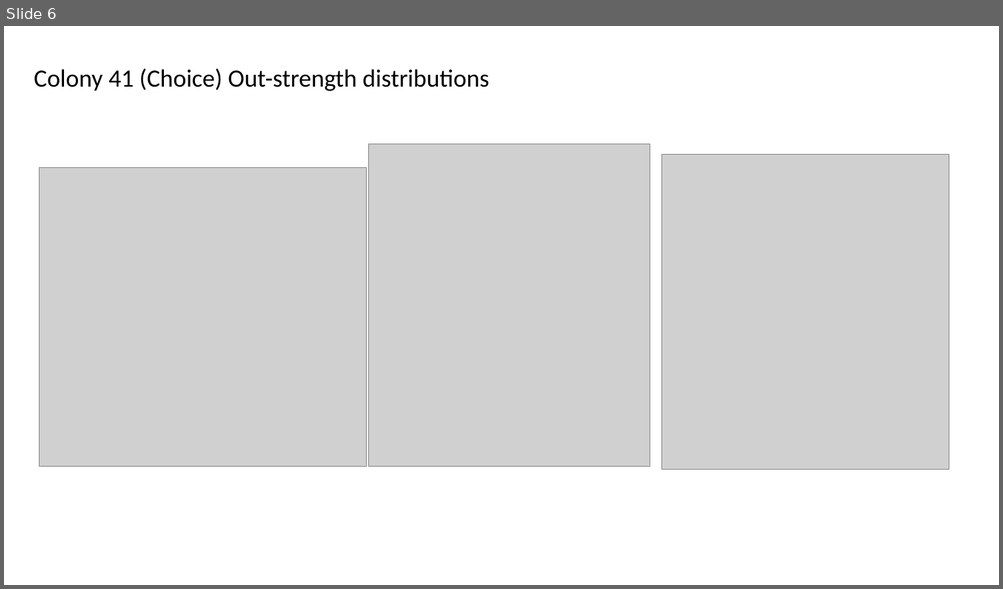
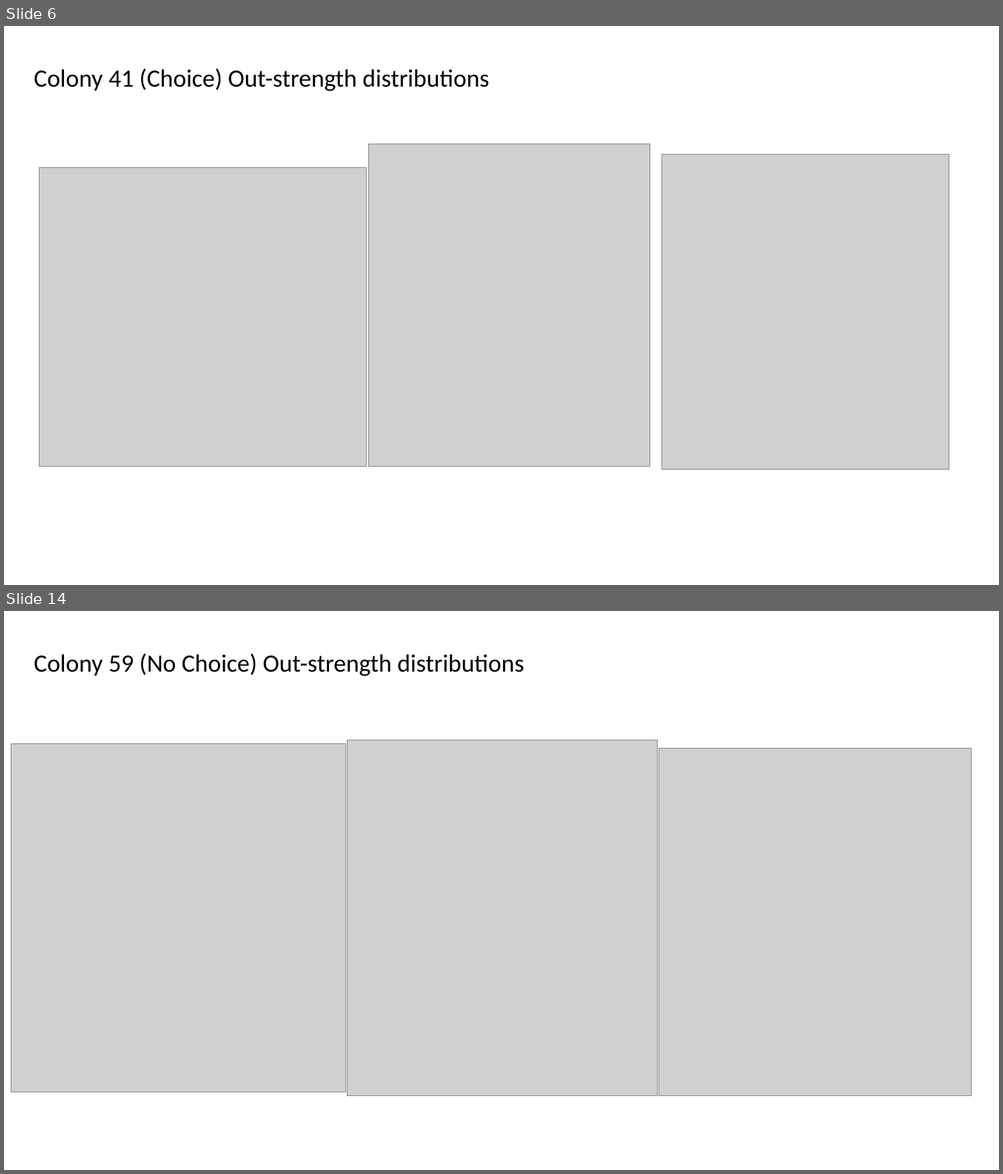
Before and after one commit to TovahKashetsky/collective_decision_experience, a slide deck: ant_sna_network_diagrams.pptx. Shown one above the other, each under a label of ours: slide 6 before the commit, slides 6 and 14 after it; the slides between them are not shown. The pictures are 1003x589 and 1003x1174 pixels, drawn with LibreOffice and Linux fonts; fonts in the diff are those of the drawing; grey boxes stand for pictures. Boxes give left, top, right and bottom in pixels: in the first picture for what was removed or moved away, otherwise in the second. Text is boxed around its words. In the diff, an @@ line names an element or a change of style, - is before the commit and + after.

```diff
--- a/ant_sna_network_diagrams.pptx
+++ b/ant_sna_network_diagrams.pptx
@@ slide 14 added at (4,611,999,1170), background #FFFFFF @@
@@ text added at (34,653,523,676), 24 pt, text #000000 @@
+Colony 59 (No Choice) Out-strength distributions
@@ picture added at (11,743,346,1093) @@
@@ picture added at (347,740,657,1096) @@
@@ picture added at (659,749,972,1096) @@
```
Also in this commit, not shown: 7 other slides added, 3 other files.
